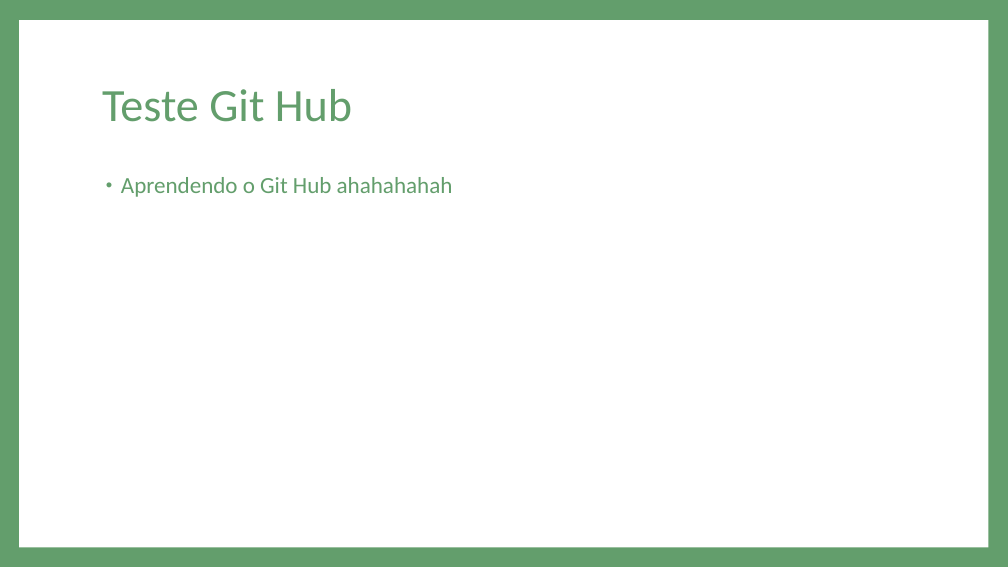
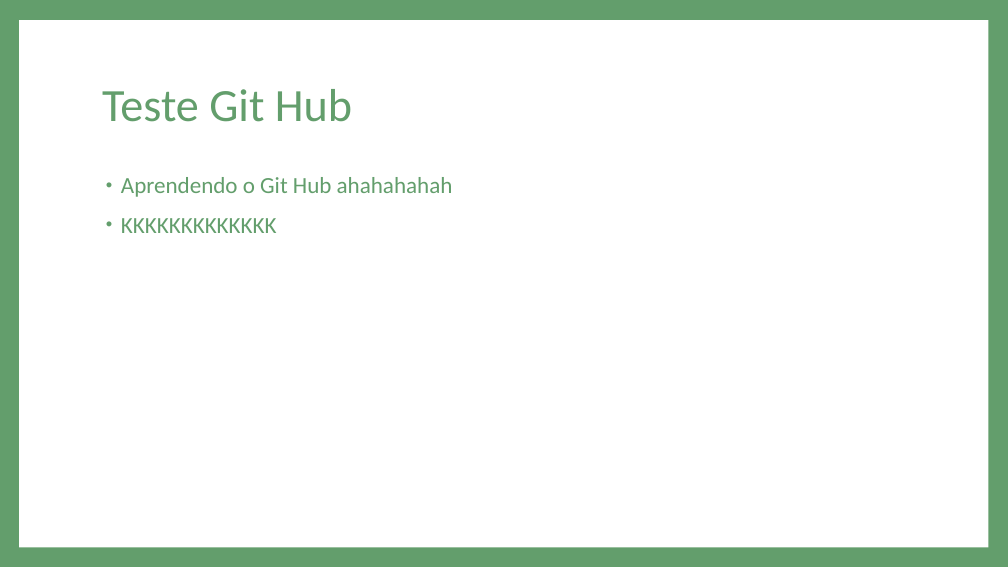
Before and after one commit to andrevieirass/SELECT_Cafe_2TBDA, a slide deck: slide 7 of Pitch.pptx. Drawn at 1008x567 pixels with LibreOffice and Linux fonts; fonts in the diff are those of the drawing. Boxes give left, top, right and bottom in pixels: in the first picture for what was removed or moved away, otherwise in the second. Text is boxed around its words. In the diff, an @@ line names an element or a change of style, - is before the commit and + after.

```diff
--- a/Pitch.pptx
+++ b/Pitch.pptx
@@ text at bbox=[121, 218, 277, 233]: paragraph added @@
+• KKKKKKKKKKKKK
```
